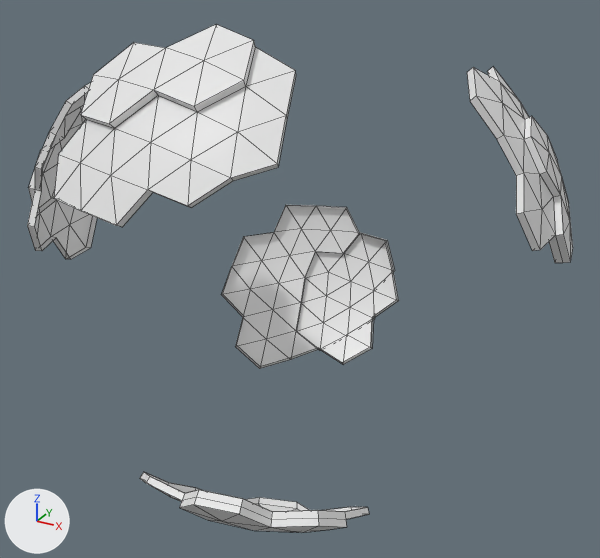
Two versions of the Blender file models/continents.blend, one commit apart.
Before and after are seen from a 50 mm lens placed at (149.5, -265.9, 123.1), pointed at (2.7, 1.0, -10.4). The axes (+X, +Y, +Z) are drawn at lower left. The lights are the same throughout. Mesh edges are drawn as thin lines. The same objects are shown in both versions, whatever each file hides.

Before the edit, the objects in view are built like this:
```python
me_icosphere_001 = bpy.data.meshes.new('Icosphere.001')
me_icosphere_001.from_pydata(...)  # 128 vertices, 147 faces; spans x -70.5..11.6, y 40.0..101.2, z -84.0..-13.0
me_icosphere_002 = bpy.data.meshes.new('Icosphere.002')
me_icosphere_002.from_pydata(...)  # 80 vertices, 86 faces; spans x -23.7..53.8, y -88.8..-28.3, z -96.8..-52.0
me_icosphere_003 = bpy.data.meshes.new('Icosphere.003')
me_icosphere_003.from_pydata(...)  # 114 vertices, 126 faces; spans x -103.7..-71.9, y -52.9..24.5, z -13.5..64.5
me_icosphere_004 = bpy.data.meshes.new('Icosphere.004')
me_icosphere_004.from_pydata(...)  # 101 vertices, 110 faces; spans x -41.4..37.0, y -93.9..-46.9, z 39.9..92.6
me_icosphere_007 = bpy.data.meshes.new('Icosphere.007')
me_icosphere_007.from_pydata(...)  # 103 vertices, 114 faces; spans x 63.8..103.8, y -19.9..48.0, z 13.0..77.9
ob_continents_001 = bpy.data.objects.new('continents.001', me_icosphere_001)
ob_continents_001.location = (0.0, 0.0, 0.0)
ob_continents_002 = bpy.data.objects.new('continents.002', me_icosphere_002)
ob_continents_002.location = (0.0, 0.0, 0.0)
ob_continents_003 = bpy.data.objects.new('continents.003', me_icosphere_003)
ob_continents_003.location = (0.0, 0.0, 0.0)
ob_continents_004 = bpy.data.objects.new('continents.004', me_icosphere_004)
ob_continents_004.location = (0.0, 0.0, 0.0)
ob_continents_005 = bpy.data.objects.new('continents.005', me_icosphere_007)
ob_continents_005.location = (0.0, 0.0, 0.0)
```
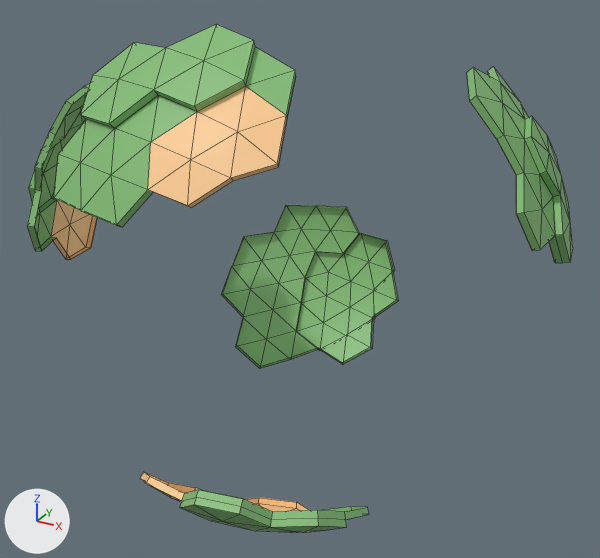
Commit message: Split continents model geometries and add them to continent objects in code

Where the change shows, as pixel boxes [x1, y1, x2, y2] in the pictures (600 x 558 px; the box of a moved part takes in the faces that stretch with it):
'continents.001', recoloured (white to green)
    both: [222, 205, 399, 369]
part 1 of me_icosphere_007, moved or reshaped
    both: [467, 67, 563, 263]
part 2 of me_icosphere_007, recoloured (grey to green)
    both: [473, 67, 573, 263]
part 3 of me_icosphere_002, moved or reshaped
    both: [140, 472, 369, 520]
part 4 of me_icosphere_002, recoloured (white to green)
    both: [179, 497, 347, 532]
part 5 of me_icosphere_002, recoloured
    both: [150, 485, 300, 512]
part 6 of me_icosphere_004, moved or reshaped
    both: [116, 71, 296, 227]
part 7 of me_icosphere_004, recoloured (white to green)
    both: [54, 24, 295, 225]
part 8 of me_icosphere_004, recoloured (white to beige)
    both: [148, 87, 286, 206]
part 9 of me_icosphere_003, moved or reshaped
    both: [27, 83, 97, 259]
part 10 of me_icosphere_003, recoloured (grey to green)
    both: [29, 92, 88, 246]
part 11 of me_icosphere_003, recoloured
    both: [51, 200, 92, 257]

The change in detail:
me_icosphere_001 has 128 vertices, 147 faces and spans x -70.5..11.6, y 40.0..101.2, z -84.0..-13.0.
me_icosphere_001 now uses material mat_green (green #83bd75).
me_icosphere_002 has 80 vertices, 86 faces and spans x -23.7..53.8, y -88.8..-28.3, z -96.8..-52.0.
me_icosphere_002 is used by ob_continents_002; location (0.0, 0.0, 0.0).
Part 3, on me_icosphere_002:
37 faces are deleted.
30 new faces join them, mat_green (green #83bd75).
7 new faces join them, mat_brown (beige #ffcc8f).
me_icosphere_002 part 4: 37 faces spanning x -23.3..53.8, y -88.8..-30.9, z -91.8..-52.0 switch from no material to mat_green (green #83bd75).
me_icosphere_002 part 5: 15 faces spanning x -23.7..29.6, y -81.9..-28.3, z -96.8..-60.3 switch from no material to mat_brown (beige #ffcc8f).
me_icosphere_003 has 114 vertices, 126 faces and spans x -103.7..-71.9, y -52.9..24.5, z -13.5..64.5.
me_icosphere_003 is used by ob_continents_003; location (0.0, 0.0, 0.0).
Part 9, on me_icosphere_003:
69 faces are deleted.
63 new faces join them, mat_green (green #83bd75).
6 new faces join them, mat_brown (beige #ffcc8f).
me_icosphere_003 part 10: 68 faces spanning x -103.7..-71.9, y -52.9..24.1, z -13.3..64.5 switch from no material to mat_green (green #83bd75).
me_icosphere_003 part 11: 12 faces spanning x -102.6..-97.2, y -31.7..24.5, z -13.5..28.7 switch from no material to mat_brown (beige #ffcc8f).
me_icosphere_004 has 101 vertices, 110 faces and spans x -41.4..37.0, y -93.9..-46.9, z 39.9..92.6.
me_icosphere_004 is used by ob_continents_004; location (0.0, 0.0, 0.0).
Part 6, on me_icosphere_004:
62 faces are deleted.
58 new faces join them, mat_green (green #83bd75).
4 new faces join them, mat_brown (beige #ffcc8f).
me_icosphere_004 part 7: 56 faces spanning x -41.4..36.2, y -93.9..-46.9, z 39.9..92.6 switch from no material to mat_green (green #83bd75).
me_icosphere_004 part 8: 10 faces spanning x -1.0..37.0, y -88.7..-63.4, z 49.1..78.1 switch from no material to mat_brown (beige #ffcc8f).
me_icosphere_007 has 103 vertices, 114 faces and spans x 63.8..103.8, y -19.9..48.0, z 13.0..77.9.
me_icosphere_007 is used by ob_continents_005; location (0.0, 0.0, 0.0).
Part 1, on me_icosphere_007:
60 faces are deleted.
60 new faces join them.
me_icosphere_007 part 2: 60 faces spanning x 65.7..103.8, y -19.9..48.0, z 13.0..77.9 switch from no material to mat_green (green #83bd75).
